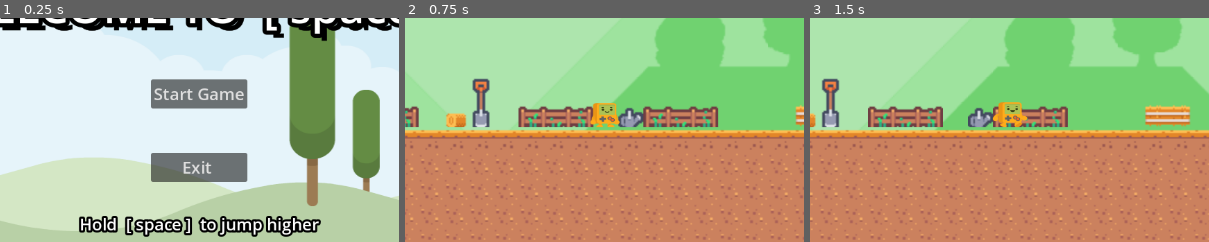
Above: before the commit, frames 1-3 (left to right).
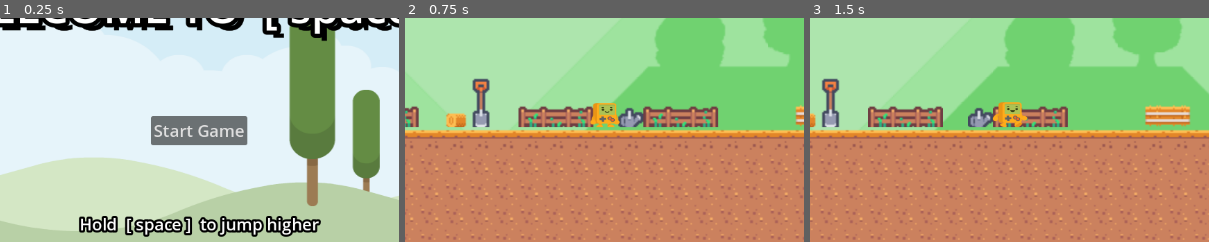
Above: after the commit, the same moments.

Repository: DiegoMichel14/Welcome-to-Space-
Game: Godot game, scene res://scenes/main_menu.tscn
The game is run twice, just before and just after one commit, with the same random seed, the same clock (stepped at 60 frames per second) and the same inputs. Sound files missing from this copy of the repository are replaced by a short silence.
Inputs:
- Up to frame 1 (0.25 s): no input
- Up to frame 2 (0.75 s): click "Start Game" at 0.5 s
- Up to frame 3 (1.5 s): tap Enter at 1.25 s; hold Right (Derecha) from 1.28 s (still down)
The pictures show only the part of the screen within x 25-75%, y 30-80%; the shares and areas given below are measured in that part.

The runs differ from the first frame. In frame 1, 9.5% of the frame differs, in the area x 37-63%, y 27-74%; in frame 2, nothing differs; in frame 3, nothing differs.

Commit message:
Minor bug fixed

Diff:
--- a/scenes/main_menu.gd
+++ b/scenes/main_menu.gd
@@ -9,12 +9,7 @@
 
 func _ready():
 	start_buton.button_down.connect(on_start_pressed)
-	exit_buton.button_down.connect(on_exit_pressed)
 
 
 func on_start_pressed() -> void:
 	get_tree().change_scene_to_packed(start_level)
-
-
-func on_exit_pressed() -> void:
-	get_tree().quit()
--- a/scenes/main_menu.tscn
+++ b/scenes/main_menu.tscn
@@ -98,10 +98,3 @@
 theme_override_fonts/font = SubResource("SystemFont_p8pen")
 theme_override_font_sizes/font_size = 24
 text = "Start Game"
-
-[node name="Exit_Button" type="Button" parent="MarginContainer/HBoxContainer/VBoxContainer"]
-custom_minimum_size = Vector2(120, 32)
-layout_mode = 2
-theme_override_fonts/font = SubResource("SystemFont_p8pen")
-theme_override_font_sizes/font_size = 24
-text = "Exit "
Binary file added: web/index.apple-touch-icon.png
Not shown, added: web/index.apple-touch-icon.png.import
Binary file added: web/index.icon.png
Not shown, added: web/index.icon.png.import
Binary file added: web/index.png
Not shown, added: web/index.png.import
Not shown, added: web/index.audio.worklet.js
Not shown, added: web/index.html
Not shown, added: web/index.js
Not shown, changed: web/index.pck
Not shown, changed: web/index.wasm
Not shown, added: web/index.worker.js
